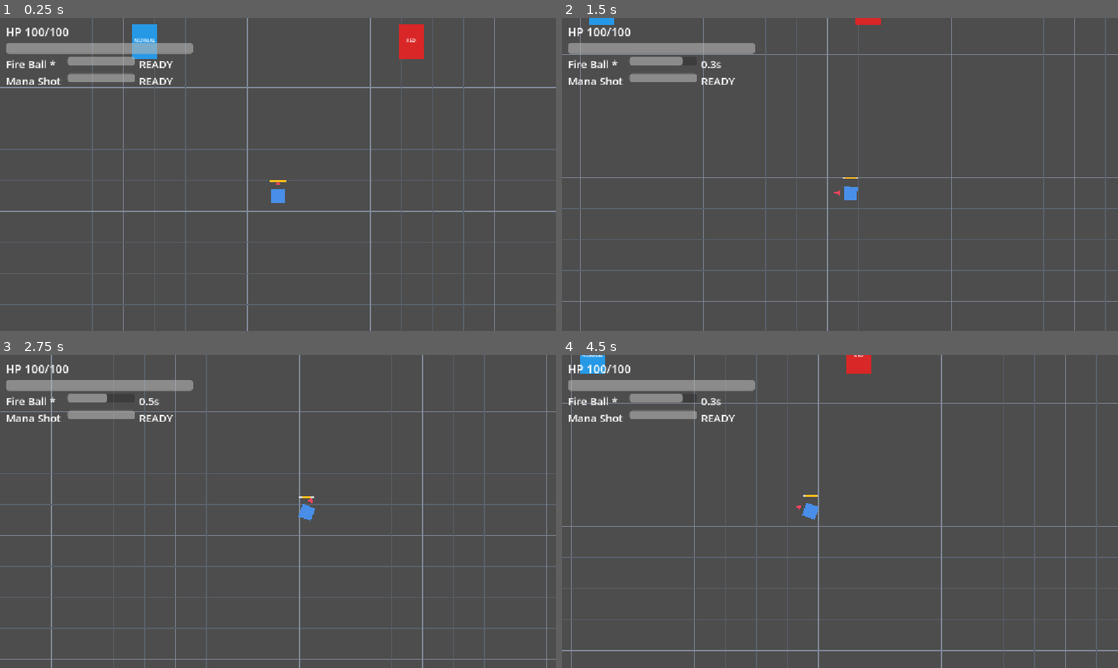
Above: before the commit, frames 1-4 (two rows, left to right).
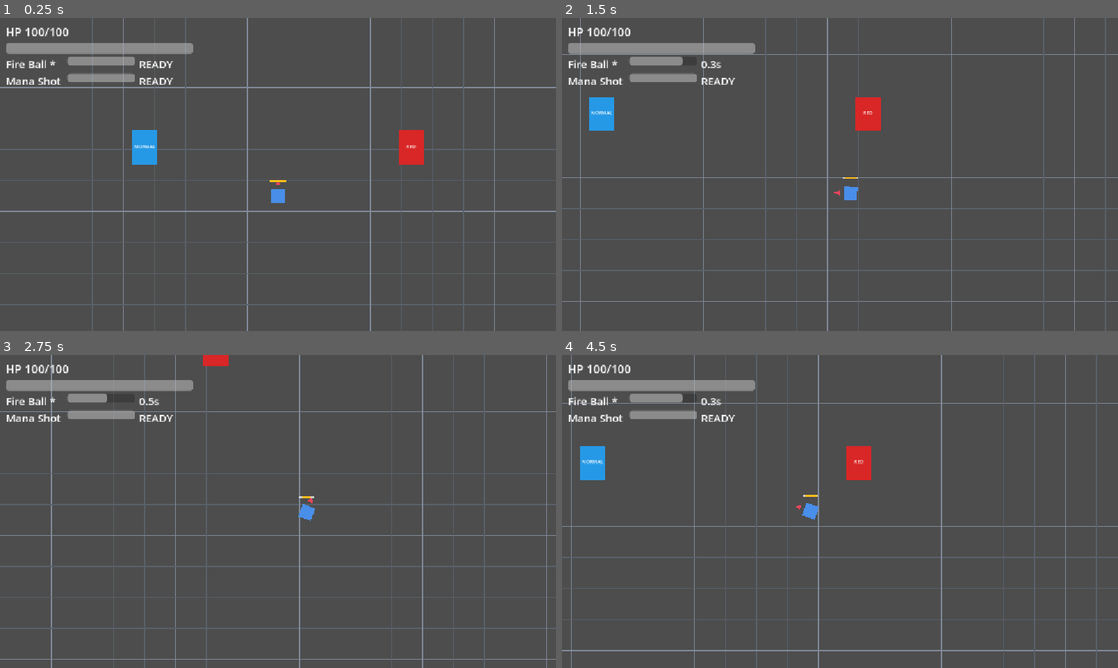
Above: after the commit, the same moments.

Repository: BestestGameStudio/gangU
Game: Godot game, scene res://scenes/main.tscn
The game is run twice, just before and just after one commit, with the same random seed, the same clock (stepped at 60 frames per second) and the same inputs.
Inputs (mouse positions are in pixels of both pictures, inside the frame that each line leads up to):
- Up to frame 1 (0.25 s): no input
- Up to frame 2 (1.5 s): move the mouse to (962, 158) at 0.52 s; hold D (move_right) 0.53-1.28 s; hold Space (cast) 0.53-1.28 s; move the mouse to (728, 190) at 1.27 s; hold S (move_down) from 1.28 s (still down); tap Space (cast) at 1.35 s
- Up to frame 3 (2.75 s): move the mouse to (333, 442) at 2.02 s; release S (move_down) at 2.03 s; hold D (move_right) from 2.03 s (still down); hold Space (cast) from 2.03 s (still down)
- Up to frame 4 (4.5 s): move the mouse to (812, 574) at 2.77 s; release D (move_right) at 2.78 s; release Space (cast) at 2.78 s; hold W (move_up) 2.78-3.53 s; tap Space (cast) at 2.85, 4.35 s; move the mouse to (1006, 558) at 3.52 s; hold Space (cast) 3.53-4.28 s; hold A (move_left) from 3.53 s (still down); move the mouse to (673, 464) at 4.27 s

The runs differ from the first frame. In frame 1, 2.0% of the frame differs, in the area x 23-77%, y 2-47%; in frame 2, 1.2%; in frame 3, 0.2%; in frame 4, 1.5%.

Commit message:
Update hub.tscn

Diff:
--- a/scenes/hub.tscn
+++ b/scenes/hub.tscn
@@ -16,10 +16,10 @@
 position = Vector2(576, 480)
 
 [node name="GateNormal" parent="." instance=ExtResource("2")]
-position = Vector2(300, 160)
+position = Vector2(300, 380)
 target_dungeon = ExtResource("3")
 
 [node name="GateRed" parent="." instance=ExtResource("2")]
-position = Vector2(852, 160)
+position = Vector2(852, 380)
 gate_type = 1
 target_dungeon = ExtResource("4")
